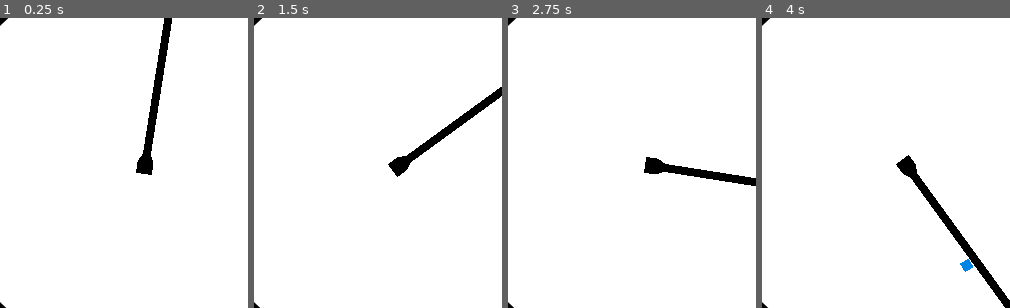
Above: before the commit, frames 1-4 (left to right).
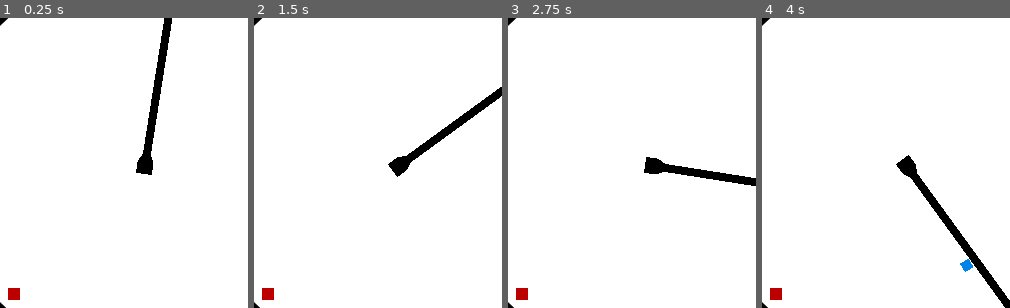
Above: after the commit, the same moments.

Repository: albertnez/10-second-laps
Game: Godot game, scene res://Scenes/GameWrapper.tscn
The game is run twice, just before and just after one commit, with the same random seed, the same clock (stepped at 60 frames per second) and the same inputs.
Inputs:
- Up to frame 1 (0.25 s): no input
- Up to frame 2 (1.5 s): tap Space (action) at 0.6, 1.35 s
- Up to frame 3 (2.75 s): tap Space (action) at 2.1 s
- Up to frame 4 (4 s): tap Space (action) at 2.85, 3.6 s
The pictures show only the part of the screen within x 29-79%, y 21-71%; the shares and areas given below are measured in that part.

The runs differ from the first frame. In frame 1, 0.2% of the frame differs, in the area x 3-9%, y 93-98%; in frame 2, 0.2%; in frame 3, 0.2%; in frame 4, 0.2%.

Commit message:
Minimum enemy working

Diff:
--- /dev/null
+++ b/Scenes/Game/Enemy.gd
@@ -0,0 +1,10 @@
+extends Area2D
+class_name Enemy
+
+
+export (bool) var ALIGN_ROTATION_IN_CLOCK = true
+
+func _ready() -> void:
+	if ALIGN_ROTATION_IN_CLOCK:
+		rotation = atan2(position.y, position.x)
+	pass
--- /dev/null
+++ b/Scenes/Game/Enemy.tscn
@@ -0,0 +1,16 @@
+[gd_scene load_steps=3 format=2]
+
+[ext_resource path="res://Scenes/Game/Enemy.gd" type="Script" id=1]
+
+[sub_resource type="CircleShape2D" id=1]
+radius = 5.0
+
+[node name="Enemy" type="Area2D" groups=["Enemies"]]
+script = ExtResource( 1 )
+
+[node name="Polygon2D" type="Polygon2D" parent="."]
+color = Color( 0.741176, 0, 0, 1 )
+polygon = PoolVector2Array( -8, 0, 0, -8, 8, 0, 0, 8 )
+
+[node name="CollisionShape2D" type="CollisionShape2D" parent="."]
+shape = SubResource( 1 )
--- /dev/null
+++ b/Scenes/Game/Needle.gd
@@ -0,0 +1,9 @@
+extends Area2D
+
+
+func _ready() -> void:
+	pass
+
+
+func _on_Needle_area_entered(area: Area2D) -> void:
+	EventBus.emit_signal("collide_with_needle", area)
--- a/Scenes/Game/Needle.tscn
+++ b/Scenes/Game/Needle.tscn
@@ -1,5 +1,19 @@
-[gd_scene format=2]
+[gd_scene load_steps=3 format=2]
 
-[node name="Needle" type="Polygon2D"]
+[ext_resource path="res://Scenes/Game/Needle.gd" type="Script" id=1]
+
+[sub_resource type="RectangleShape2D" id=1]
+extents = Vector2( 4, 104 )
+
+[node name="Needle" type="Area2D"]
+script = ExtResource( 1 )
+
+[node name="Needle" type="Polygon2D" parent="."]
 color = Color( 0, 0, 0, 1 )
 polygon = PoolVector2Array( -8, 8, -8, -4, -4, -12, -4, -192, 0, -200, 4, -192, 4, -12, 8, -4, 8, 8 )
+
+[node name="CollisionShape2D" type="CollisionShape2D" parent="."]
+position = Vector2( 0, -96 )
+shape = SubResource( 1 )
+
+[connection signal="area_entered" from="." to="." method="_on_Needle_area_entered"]
--- a/Scenes/Game/Player.gd
+++ b/Scenes/Game/Player.gd
@@ -20,3 +20,9 @@
 		if position.y > 0:
 			_jumping = 0
 			position.y = 0
+
+
+
+
+func _on_Player_area_entered(area: Area2D) -> void:
+	EventBus.emit_signal("collide_with_player", area)
--- a/Scenes/Game/Player.tscn
+++ b/Scenes/Game/Player.tscn
@@ -14,3 +14,5 @@
 
 [node name="CollisionShape2D" type="CollisionShape2D" parent="."]
 shape = SubResource( 1 )
+
+[connection signal="area_entered" from="." to="." method="_on_Player_area_entered"]
--- a/Scenes/Game/World.gd
+++ b/Scenes/Game/World.gd
@@ -1,12 +1,15 @@
 extends Node2D
 
 onready var _needle_rotation := $"%ClockRotation"
+onready var _player := $"%Player"
 var _lap_timer := 0.0
 var _laps := 0
 
 
 # Called when the node enters the scene tree for the first time.
 func _ready() -> void:
+	EventBus.connect("collide_with_player", self, "_on_EventBus_collide_with_player")
+	EventBus.connect("collide_with_needle", self, "_on_EventBus_collide_with_needle")
 	pass # Replace with function body.
 
 
@@ -22,3 +25,14 @@
 	_update_timer(delta)
 	_needle_rotation.rotation = TAU * (_lap_timer / 10.0)
 	pass
+
+
+func _on_EventBus_collide_with_player(area: Area2D) -> void:
+	if area.is_in_group("Enemies"):
+		_player.queue_free()
+	pass
+
+func _on_EventBus_collide_with_needle(area: Area2D) -> void:
+	if area.is_in_group("Enemies"):
+		area.queue_free()
+	pass
--- a/Scenes/Game/World.tscn
+++ b/Scenes/Game/World.tscn
@@ -1,9 +1,10 @@
-[gd_scene load_steps=5 format=2]
+[gd_scene load_steps=6 format=2]
 
 [ext_resource path="res://Assets/Graphics/background.png" type="Texture" id=1]
 [ext_resource path="res://Scenes/Game/Needle.tscn" type="PackedScene" id=2]
 [ext_resource path="res://Scenes/Game/World.gd" type="Script" id=3]
 [ext_resource path="res://Scenes/Game/Player.tscn" type="PackedScene" id=4]
+[ext_resource path="res://Scenes/Game/Enemy.tscn" type="PackedScene" id=5]
 
 [node name="World" type="Node2D"]
 script = ExtResource( 3 )
@@ -13,6 +14,7 @@
 centered = false
 
 [node name="ClockCenter" type="Node2D" parent="."]
+unique_name_in_owner = true
 position = Vector2( 305, 281 )
 
 [node name="ClockRotation" type="Node2D" parent="ClockCenter"]
@@ -25,8 +27,14 @@
 position = Vector2( 0, 185 )
 
 [node name="Player" parent="ClockCenter/ClockRotation/PlayerRotation/PlayerRootPosition" instance=ExtResource( 4 )]
+unique_name_in_owner = true
 gravity = 600.0
 JUMPING_SPEED = 300.0
 
 [node name="Needle" parent="ClockCenter/ClockRotation" instance=ExtResource( 2 )]
 unique_name_in_owner = true
+
+[node name="Enemies" type="Node2D" parent="ClockCenter"]
+
+[node name="Enemy" parent="ClockCenter/Enemies" instance=ExtResource( 5 )]
+position = Vector2( -131, 128 )
--- /dev/null
+++ b/Scenes/Utils/EventBus.gd
@@ -0,0 +1,7 @@
+extends Node
+
+signal collide_with_needle(area)
+signal collide_with_player(area)
+
+func _ready() -> void:
+	pass
--- a/project.godot
+++ b/project.godot
@@ -10,11 +10,17 @@
 
 _global_script_classes=[ {
 "base": "Area2D",
+"class": "Enemy",
+"language": "GDScript",
+"path": "res://Scenes/Game/Enemy.gd"
+}, {
+"base": "Area2D",
 "class": "Player",
 "language": "GDScript",
 "path": "res://Scenes/Game/Player.gd"
 } ]
 _global_script_class_icons={
+"Enemy": "",
 "Player": ""
 }
 
@@ -23,6 +29,10 @@
 config/name="base-ld51"
 run/main_scene="res://Scenes/GameWrapper.tscn"
 config/icon="res://icon.png"
+
+[autoload]
+
+EventBus="*res://Scenes/Utils/EventBus.gd"
 
 [display]
 
